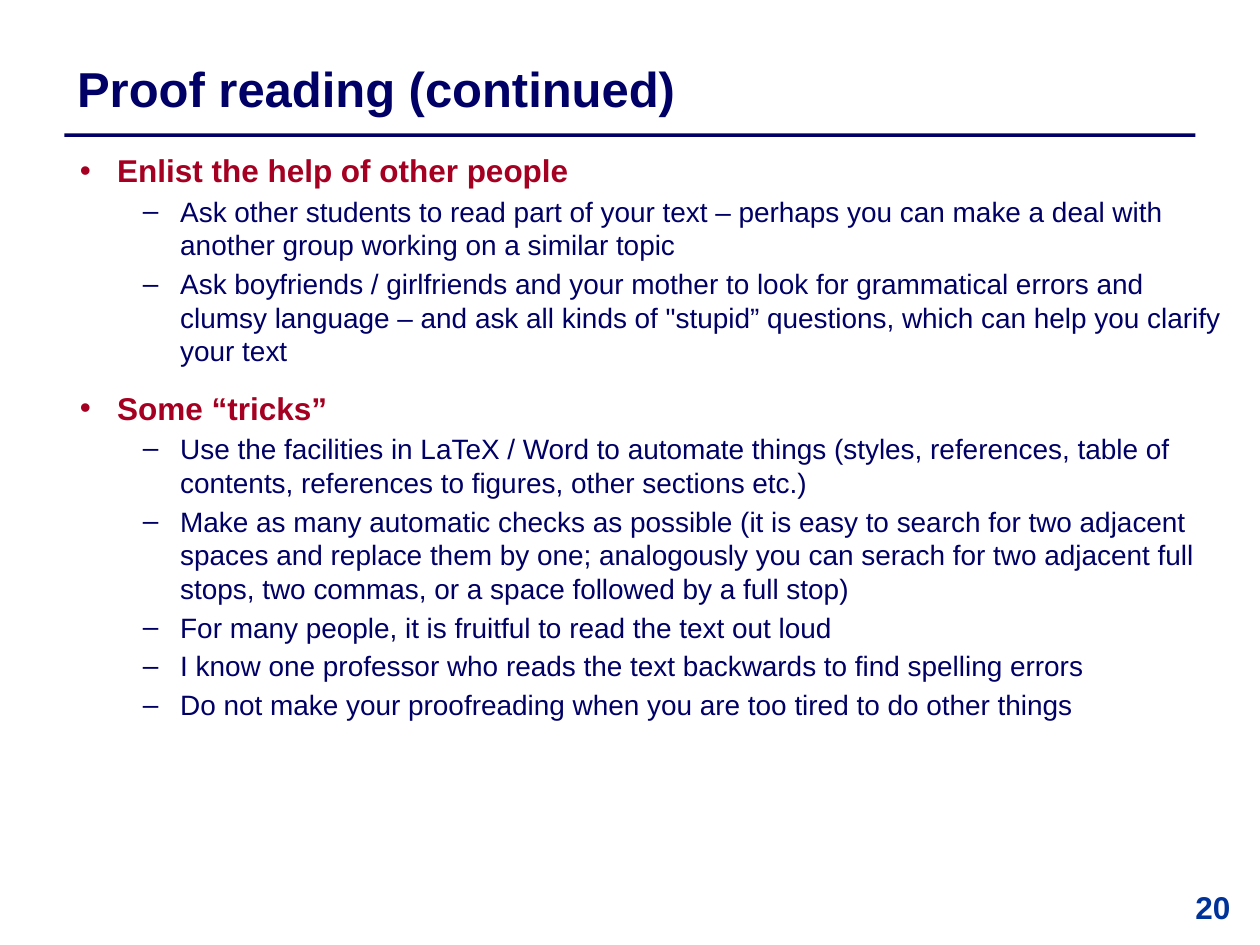
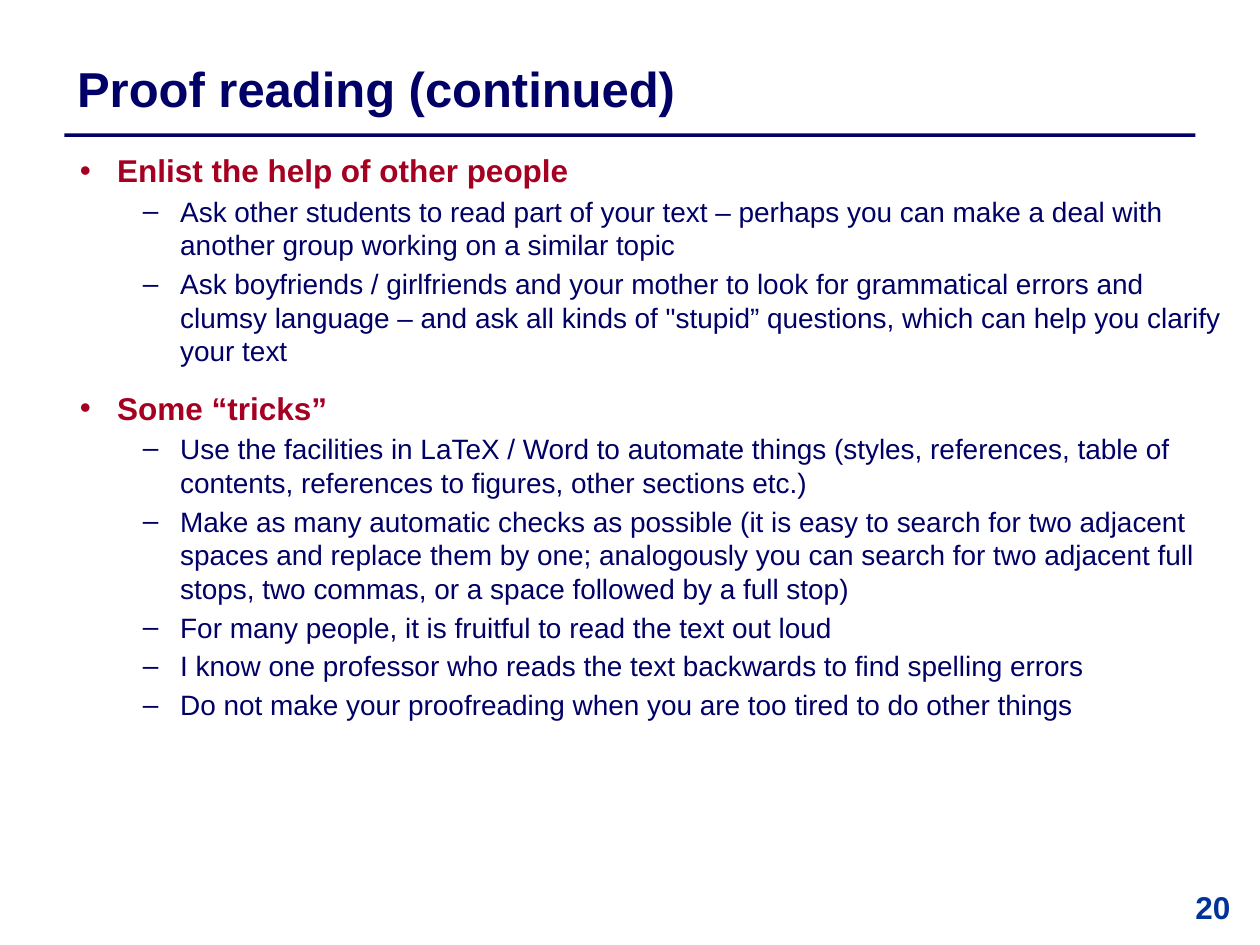
Before and after one commit to IntProgAU/Materiale, a slide deck: slide 20 of web/b23/2 Academic Writing.pptx. Drawn at 1260x945 pixels with LibreOffice and Linux fonts; fonts in the diff are those of the drawing. Boxes give left, top, right and bottom in pixels: in the first picture for what was removed or moved away, otherwise in the second. Text is boxed around its words. In the diff, an @@ line names an element or a change of style, - is before the commit and + after.

```diff
--- a/web/b23/2 Academic Writing.pptx
+++ b/web/b23/2 Academic Writing.pptx
@@ text at (180,511,1194,604): text changed @@
-  – Make as many automatic checks as possible (it is easy to search for two adjacent spaces and replace them by one; analogously you can serach for two adjacent full stops, two commas, or a space followed by a full stop)
+  – Make as many automatic checks as possible (it is easy to search for two adjacent spaces and replace them by one; analogously you can search for two adjacent full stops, two commas, or a space followed by a full stop)
```
Also in this commit, not shown: 2 other slides changed.
